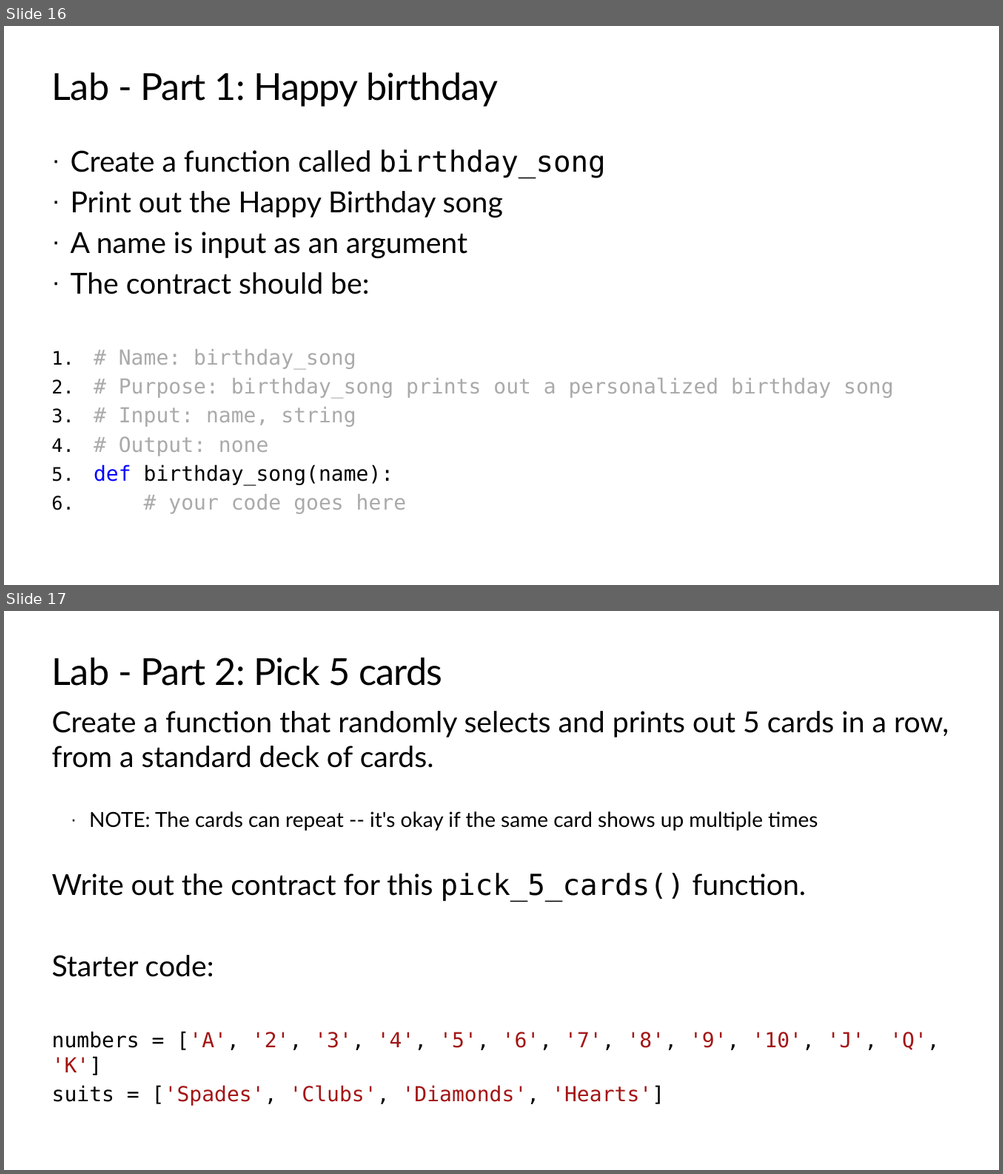
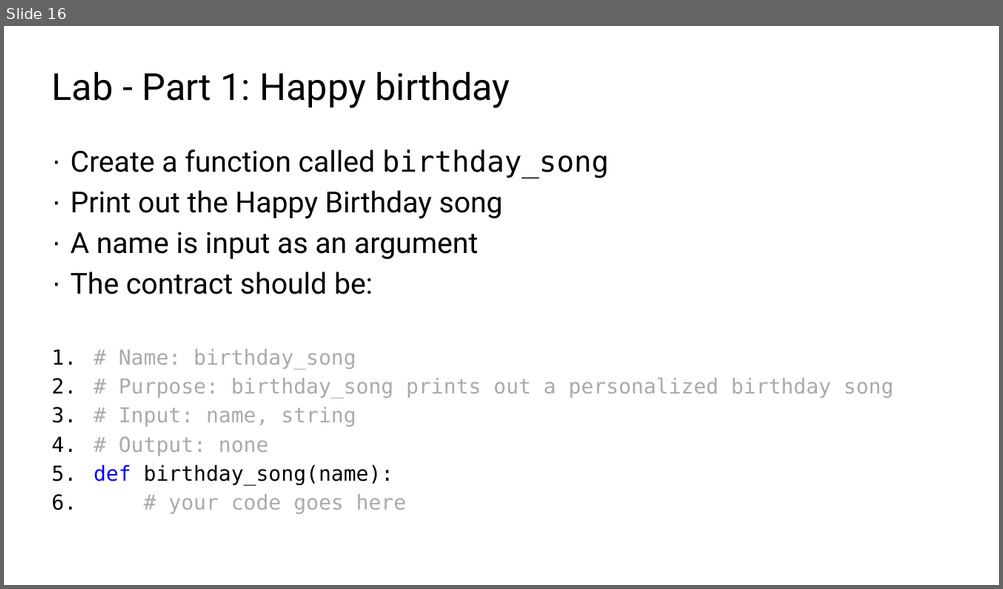
Before and after one commit to TEALSK12/2nd-semester-introduction-to-computer-science, a slide deck: docs/units/3_unit/slidedecks/Intro Python 3.02 TEALS.pptx. Shown one above the other, each under a label of ours: slides 16 and 17 before the commit, slide 16 after it. The pictures are 1003x1174 and 1003x589 pixels, drawn with LibreOffice and Linux fonts; fonts in the diff are those of the drawing; background and template pictures are left out. Boxes give left, top, right and bottom in pixels: in the first picture for what was removed or moved away, otherwise in the second. Text is boxed around its words. In the diff, an @@ line names an element or a change of style, - is before the commit and + after.

```diff
--- a/docs/units/3_unit/slidedecks/Intro Python 3.02 TEALS.pptx
+++ b/docs/units/3_unit/slidedecks/Intro Python 3.02 TEALS.pptx
@@ slide 17 removed at [4, 611, 999, 1170], background #FFFFFF @@
@@ title removed at [52, 658, 443, 686] @@
-Lab - Part 2: Pick 5 cards
@@ text removed at [52, 711, 948, 1106] @@
-Create a function that randomly selects and prints out 5 cards in a row, from a standard deck of cards.
-  · NOTE: The cards can repeat -- it's okay if the same card shows up multiple times
-Write out the contract for this pick_5_cards() function.
-Starter code:
-numbers = ['A', '2', '3', '4', '5', '6', '7', '8', '9', '10', 'J', 'Q', 'K']
-suits = ['Spades', 'Clubs', 'Diamonds', 'Hearts']
@@ slide 16 changed as well @@
@@ title "Lab - Part 1: Happy ..." at [52, 72, 510, 108]: font Lato to Roboto, letter spacing -0.5 to 0 pt @@
@@ text "Create a function called birthday_song" at [71, 150, 893, 514]: font Lato to Roboto in "Create a function called", "Print out the Happy Birthday song", "A name is input as an argument", "The contract should be:"; less space between paragraphs @@
```
Also in this commit, not shown: 15 other slides changed, 2 slides added, 1 other slide removed, 10 other files.
